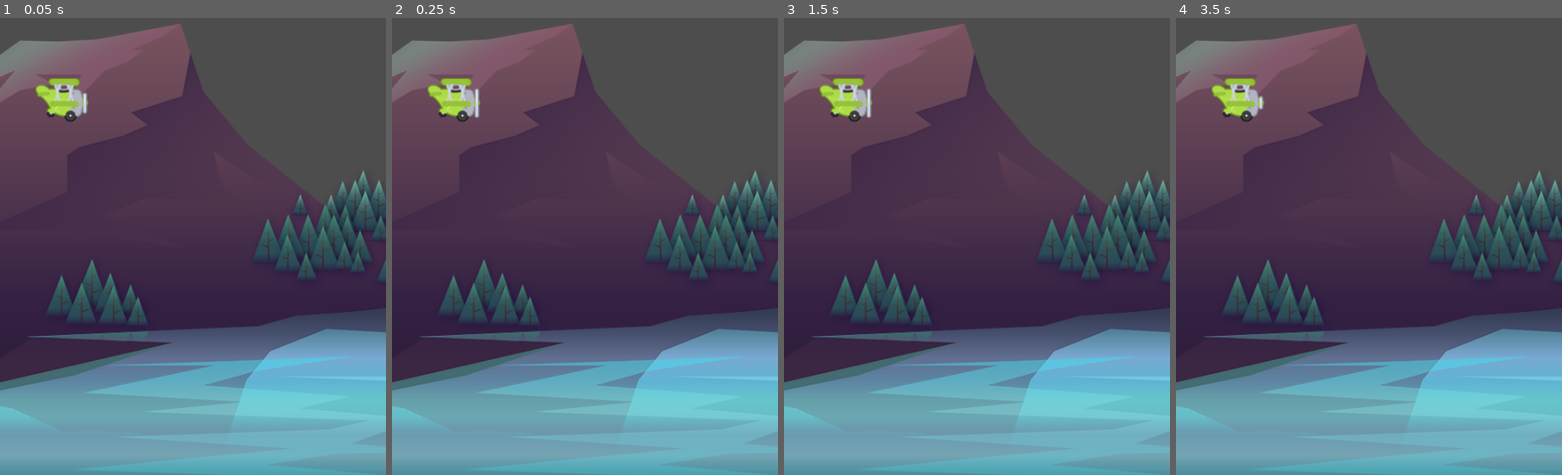
Above: before the commit, frames 1-4 (left to right).
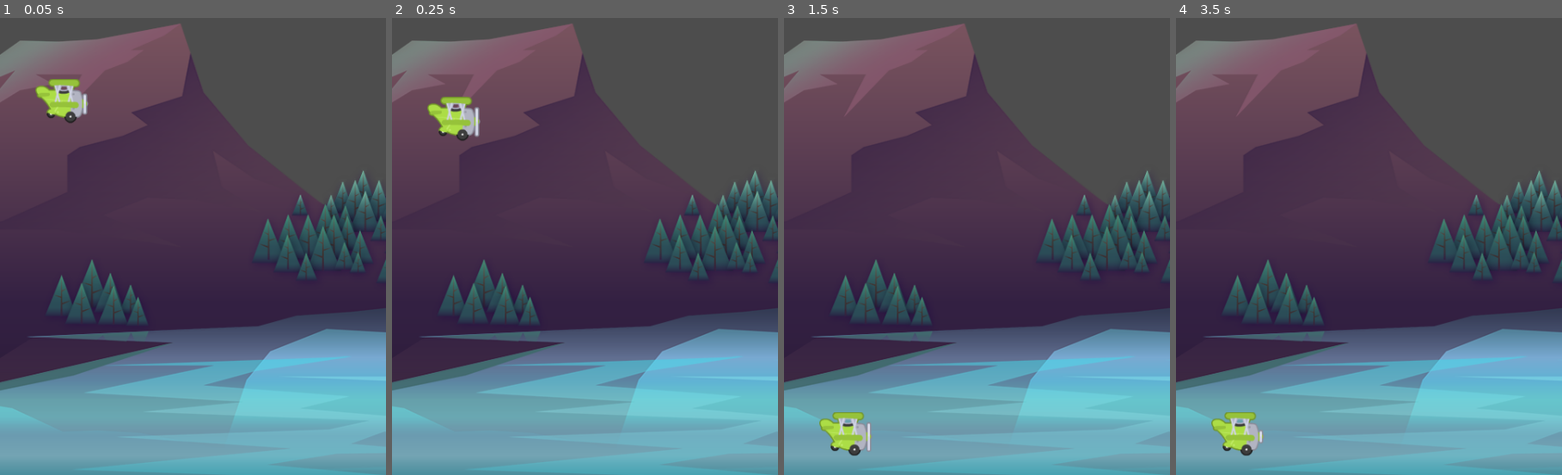
Above: after the commit, the same moments.

Repository: My2Labs/TappyPlaneGodotGame
Game: Godot game, scene res://scenes/game/game.tscn
Same seed, same stepped clock (60 frames per second), same inputs: the game is played once before the commit and once after it. The project has no main scene, so this scene is started directly.
Inputs:
- Up to frame 1 (0.05 s): no input
- Up to frame 2 (0.25 s): no input
- Up to frame 3 (1.5 s): no input
- Up to frame 4 (3.5 s): tap Enter at 2 s; tap Space at 2.75 s

The runs differ from the first frame. In frame 1, 0.3% of the frame differs, in the area x 9-23%, y 13-23%; in frame 2, 1.3%; in frame 3, 1.8%, in the area x 9-23%, y 13-96%; in frame 4, 1.7%.

Commit message:
Fix barrier and floor.

Diff:
--- /dev/null
+++ b/scenes/barrier/barrier.tscn
@@ -0,0 +1,10 @@
+[gd_scene load_steps=2 format=3 uid="uid://bj5bb0t35dj2r"]
+
+[sub_resource type="RectangleShape2D" id="RectangleShape2D_fh6h5"]
+size = Vector2(550, 20)
+
+[node name="Barrier" type="StaticBody2D"]
+
+[node name="CollisionShape2D" type="CollisionShape2D" parent="."]
+position = Vector2(237, 0)
+shape = SubResource("RectangleShape2D_fh6h5")
--- a/scenes/game/game.tscn
+++ b/scenes/game/game.tscn
@@ -1,7 +1,8 @@
-[gd_scene load_steps=3 format=3 uid="uid://dpd1pk2tx5tid"]
+[gd_scene load_steps=4 format=3 uid="uid://dpd1pk2tx5tid"]
 
 [ext_resource type="Texture2D" uid="uid://ch8cr3j14qdfv" path="res://assets/background/rocks_2.png" id="1_tqxxw"]
 [ext_resource type="PackedScene" uid="uid://d31g6s6a3huyv" path="res://scenes/plane/plane.tscn" id="2_qj252"]
+[ext_resource type="PackedScene" uid="uid://bj5bb0t35dj2r" path="res://scenes/barrier/barrier.tscn" id="3_n6ii3"]
 
 [node name="Game" type="Node2D"]
 
@@ -11,3 +12,9 @@
 
 [node name="Plane" parent="." instance=ExtResource("2_qj252")]
 position = Vector2(77, 388)
+
+[node name="Barrier" parent="." instance=ExtResource("3_n6ii3")]
+position = Vector2(0, -18)
+
+[node name="Floor" parent="." instance=ExtResource("3_n6ii3")]
+position = Vector2(-1, 836)
--- /dev/null
+++ b/scenes/plane/plane.gd
@@ -0,0 +1,16 @@
+extends CharacterBody2D
+
+const GRAVITY: float = 700.0
+
+
+# Called when the node enters the scene tree for the first time.
+func _ready():
+	pass # Replace with function body.
+
+
+# Called every frame. 'delta' is the elapsed time since the previous frame.
+func _physics_process(delta):
+
+	velocity.y += GRAVITY * delta
+
+	move_and_slide()
--- a/scenes/plane/plane.tscn
+++ b/scenes/plane/plane.tscn
@@ -1,6 +1,7 @@
-[gd_scene load_steps=6 format=3 uid="uid://d31g6s6a3huyv"]
+[gd_scene load_steps=8 format=3 uid="uid://d31g6s6a3huyv"]
 
 [ext_resource type="Texture2D" uid="uid://d0gnssw035pwt" path="res://assets/plane/planes_sheet.png" id="1_uhwnd"]
+[ext_resource type="Script" path="res://scenes/plane/plane.gd" id="1_wu5an"]
 
 [sub_resource type="AtlasTexture" id="AtlasTexture_0lprv"]
 atlas = ExtResource("1_uhwnd")
@@ -31,12 +32,20 @@
 "speed": 10.0
 }]
 
+[sub_resource type="CircleShape2D" id="CircleShape2D_vbct0"]
+radius = 23.0868
+
 [node name="Plane" type="CharacterBody2D"]
 position = Vector2(0, 1)
+script = ExtResource("1_wu5an")
 
 [node name="Sprite" type="AnimatedSprite2D" parent="."]
 scale = Vector2(0.75, 0.75)
 sprite_frames = SubResource("SpriteFrames_foff0")
 animation = &"fly"
 autoplay = "fly"
-frame_progress = 0.920007
+frame_progress = 0.75063
+
+[node name="CollisionShape2D" type="CollisionShape2D" parent="."]
+position = Vector2(3, 0)
+shape = SubResource("CircleShape2D_vbct0")
